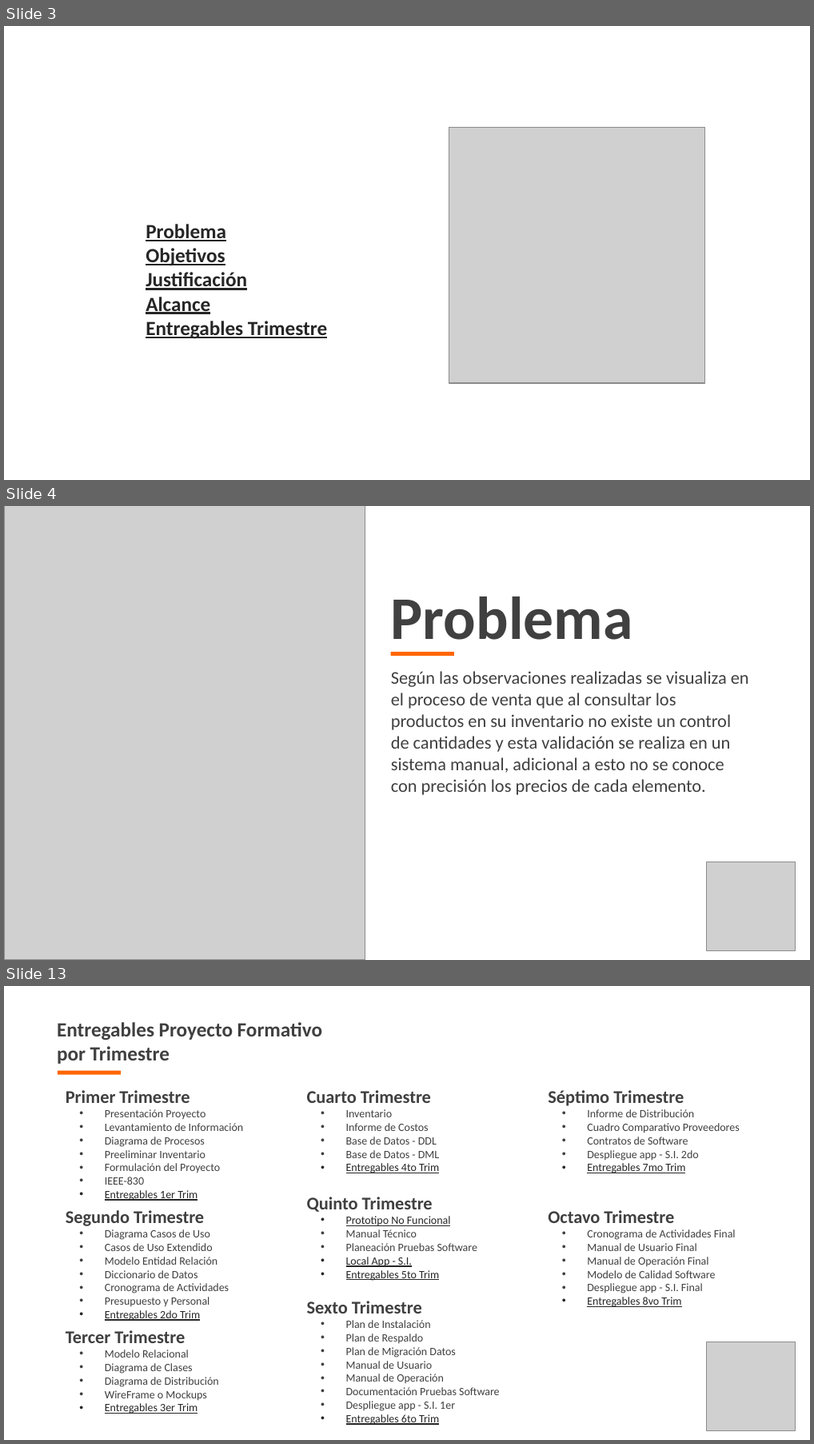
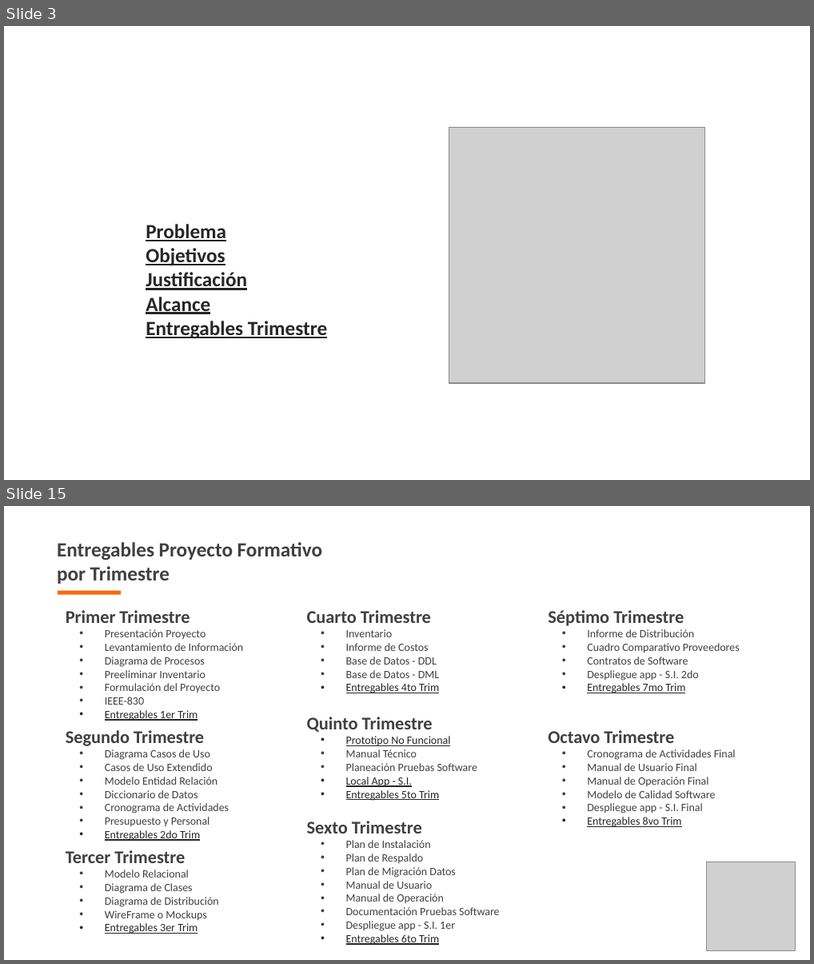
Before and after one commit to bsgaleano20/proyecto_tec_adsi, a slide deck: app/app_documentacion/1er_trim/1_1_1_presentacion_proyecto.pptx. Shown one above the other, each under a label of ours: slides 3, 4 and 13 before the commit, slides 3 and 15 after it; the slides between them are not shown. The pictures are 814x1444 and 814x964 pixels, drawn with LibreOffice and Linux fonts; fonts in the diff are those of the drawing; grey boxes stand for pictures; background and template pictures are left out. Boxes give left, top, right and bottom in pixels: in the first picture for what was removed or moved away, otherwise in the second. Text is boxed around its words. In the diff, an @@ line names an element or a change of style, - is before the commit and + after.

Commit message:
Correcciónes realizadas por el profesor en diapositvias y diagramas de proceso

```diff
--- a/app/app_documentacion/1er_trim/1_1_1_presentacion_proyecto.pptx
+++ b/app/app_documentacion/1er_trim/1_1_1_presentacion_proyecto.pptx
@@ slide 4 removed at box(4, 506, 810, 960), background picture (left out) @@
@@ picture removed at box(4, 506, 366, 959) @@
@@ text removed at box(391, 596, 634, 652) @@
-Problema
@@ text removed at box(391, 671, 750, 795) @@
-Según las observaciones realizadas se visualiza en el proceso de venta que al consultar los productos en su inventario no existe un control de cantidades y esta validación se realiza en un sistema manual, adicional a esto no se conoce con precisión los precios de cada elemento.
@@ rectangle removed at box(391, 652, 454, 656) @@
@@ picture removed at box(706, 862, 795, 950) @@
@@ what was slide 13 is now slide 15 @@
```
Also in this commit, not shown: 7 slides changed, 6 slides added, 2 other slides removed, 8 other files.
